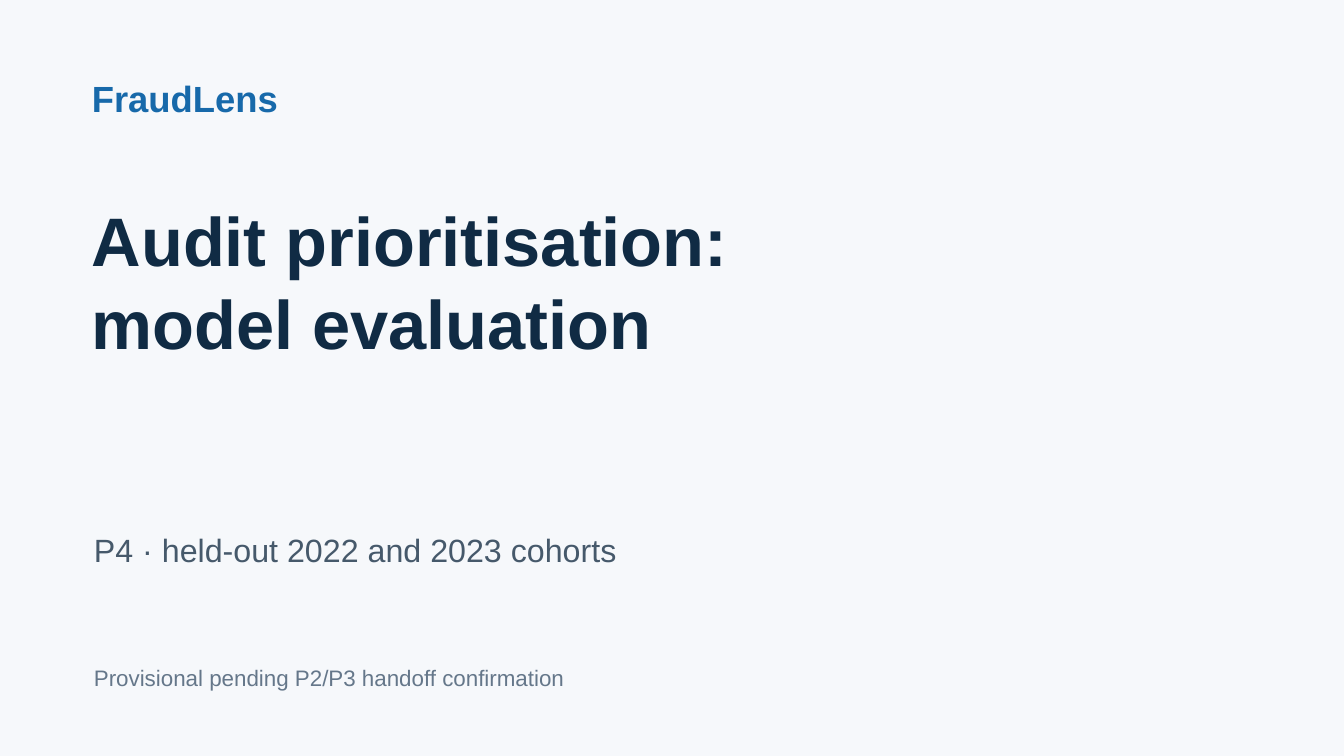
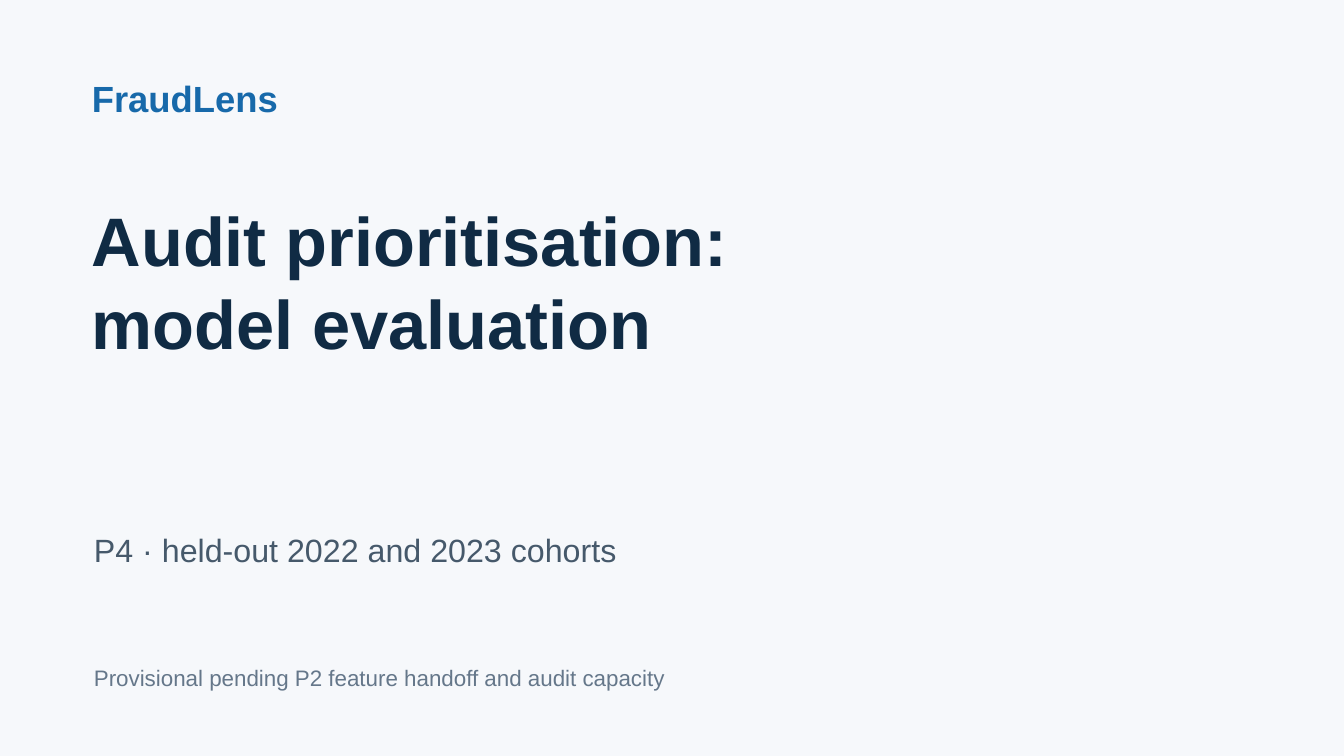
Before and after one commit to 23f2005056/mlba, a slide deck: slide 1 of presentation_figures/FraudLens_P4_Evaluation.pptx. Drawn at 1344x756 pixels with LibreOffice and Linux fonts; fonts in the diff are those of the drawing. Boxes give left, top, right and bottom in pixels: in the first picture for what was removed or moved away, otherwise in the second. Text is boxed around its words. In the diff, an @@ line names an element or a change of style, - is before the commit and + after.

Commit message:
Record P3 evaluation handoff confirmation

```diff
--- a/presentation_figures/FraudLens_P4_Evaluation.pptx
+++ b/presentation_figures/FraudLens_P4_Evaluation.pptx
@@ text at (x1=94, y1=670, x2=665, y2=691): text changed @@
-Provisional pending P2/P3 handoff confirmation
+Provisional pending P2 feature handoff and audit capacity
```
Also in this commit, not shown: 2 other slides changed, 5 other files.
